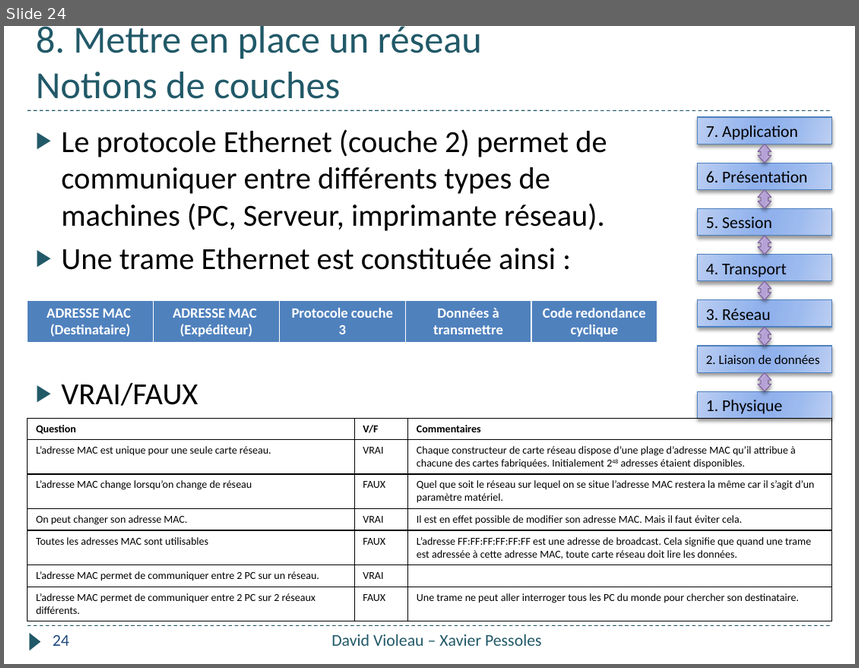
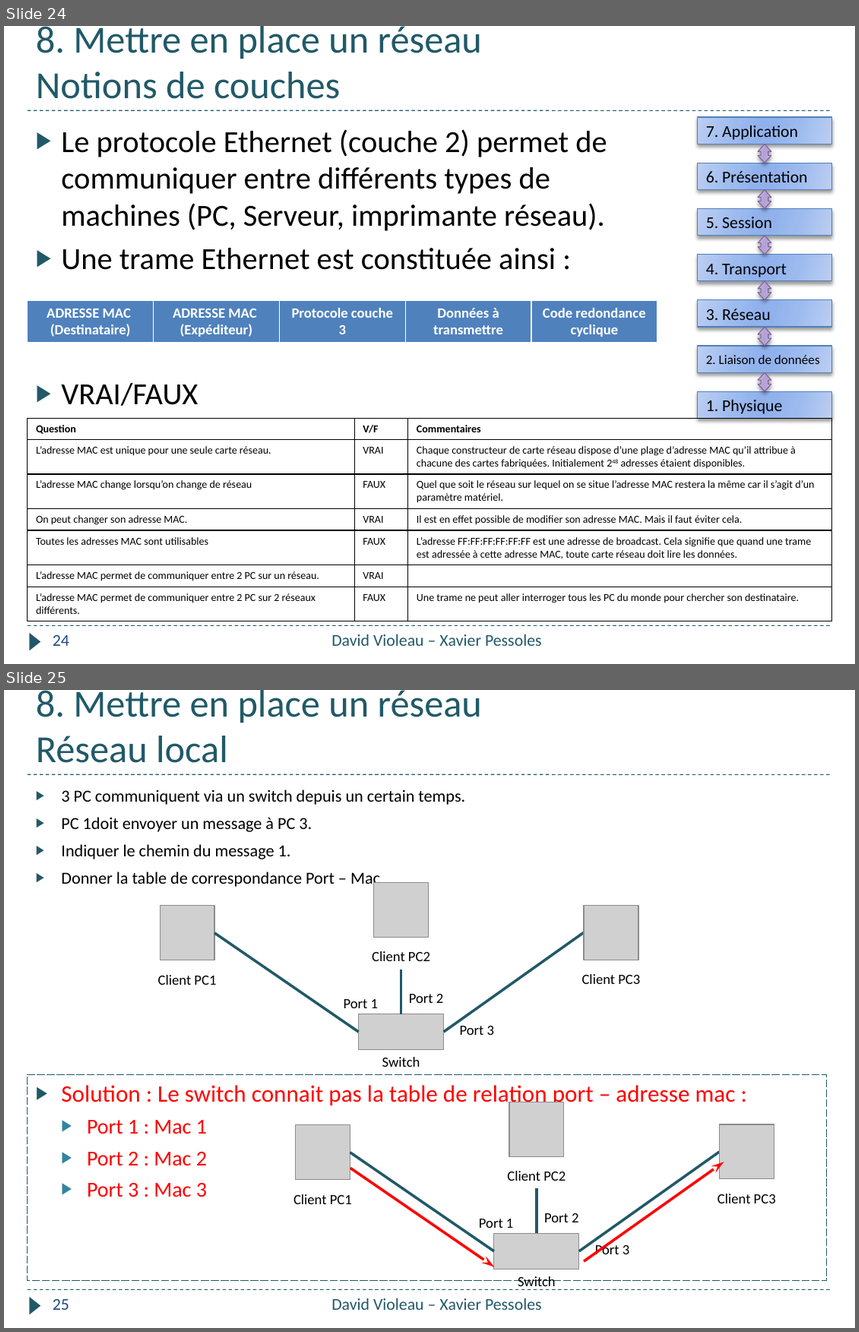
Before and after one commit to xpessoles/Informatique_College, a slide deck: Formation_2018/Quizz_Pomme/Quizz_Pomme.pptx. Shown one above the other, each under a label of ours: slide 24 before the commit, slides 24 and 25 after it. The pictures are 859x668 and 859x1332 pixels, drawn with LibreOffice and Linux fonts; fonts in the diff are those of the drawing; grey boxes stand for pictures. Boxes give left, top, right and bottom in pixels: in the first picture for what was removed or moved away, otherwise in the second. Text is boxed around its words. In the diff, an @@ line names an element or a change of style, - is before the commit and + after.

```diff
--- a/Formation_2018/Quizz_Pomme/Quizz_Pomme.pptx
+++ b/Formation_2018/Quizz_Pomme/Quizz_Pomme.pptx
@@ slide 25 added at (4, 690, 855, 1328), background #FFFFFF; not listed: 3 template elements that a slide beside it also shows @@
@@ title added at (36, 690, 482, 763), 32.4 pt, text #215968 @@
+8. Mettre en place un réseau
+Réseau local
@@ text added at (61, 790, 465, 889), 14.3 pt, text #000000 @@
+▶ 3 PC communiquent via un switch depuis un certain temps.
+▶ PC 1doit envoyer un message à PC 3.
+▶ Indiquer le chemin du message 1.
+▶ Donner la table de correspondance Port – Mac
@@ group added at (158, 882, 640, 1067): 7 texts, 4 pictures, 3 lines @@
+Client PC2
+Switch
+Client PC1
+Client PC3
+Port 1
+Port 2
+Port 3
@@ rectangle added at (28, 1075, 827, 1281), outline #215968 0.75 pt dashed, 20 pt, text #FF0000 @@
+▶ Solution : Le switch connait pas la table de relation port – adresse mac :
+  ▶ Port 1 : Mac 1
+  ▶ Port 2 : Mac 2
+  ▶ Port 3 : Mac 3
@@ arrow added from (351, 1168) to (494, 1267), #FF0000 2.25 pt @@
@@ arrow added from (584, 1262) to (724, 1163), #FF0000 2.25 pt @@
@@ group added at (294, 1102, 776, 1290): 7 texts, 4 pictures, 3 lines @@
+Client PC2
+Switch
+Client PC1
+Client PC3
+Port 1
+Port 2
+Port 3
@@ page number added at (53, 1300, 69, 1310), 14 pt, text #1F497D @@
+25
@@ text added at (332, 1299, 542, 1310), 14 pt, text #215968 @@
+David Violeau – Xavier Pessoles
```
Also in this commit, not shown: 2 slides changed, 2 other slides added, 1 slide removed.
